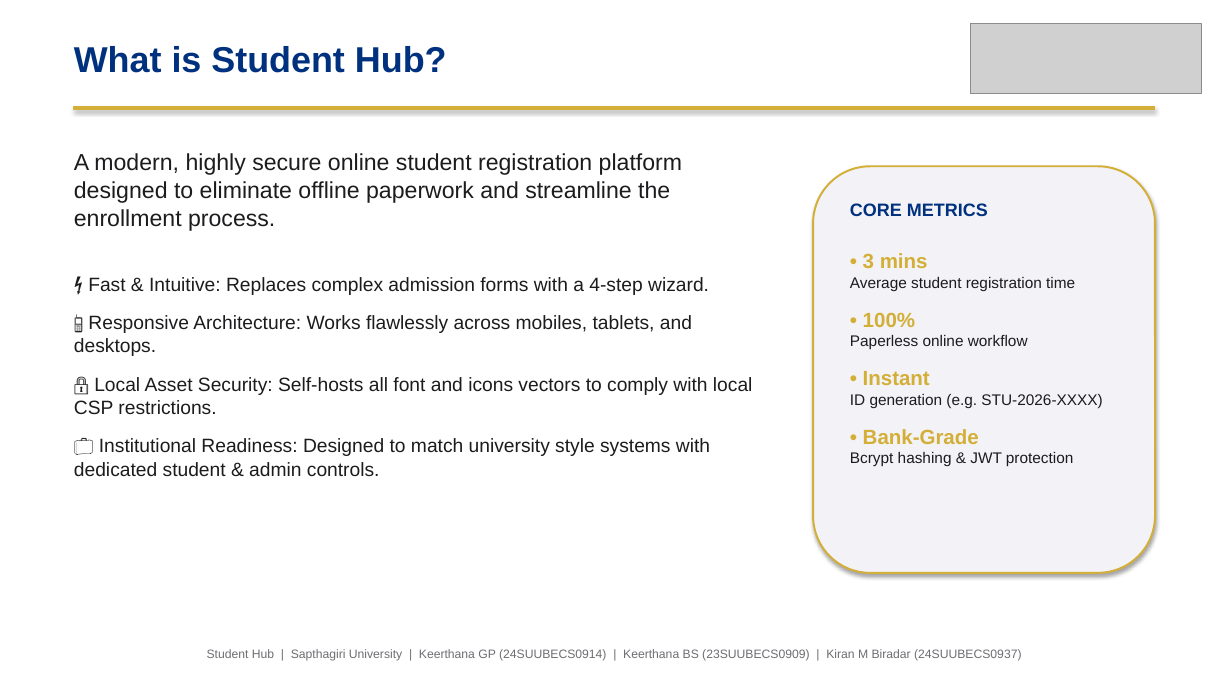
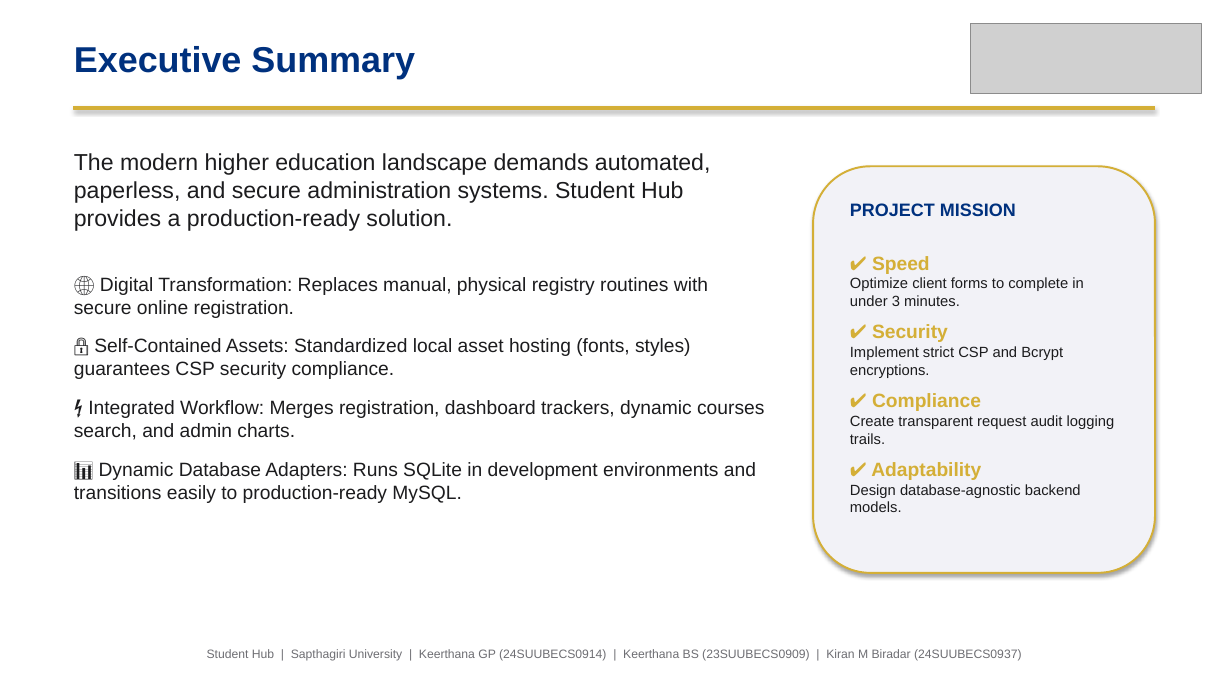
Before and after one commit to kirancodes-dev/Student-Registration, a slide deck: slide 2 of Student_Registration_Presentation.pptx. Drawn at 1232x693 pixels with LibreOffice and Linux fonts; fonts in the diff are those of the drawing; grey boxes stand for pictures. Boxes give left, top, right and bottom in pixels: in the first picture for what was removed or moved away, otherwise in the second. Text is boxed around its words. In the diff, an @@ line names an element or a change of style, - is before the commit and + after.

Commit message:
feat: expand presentation to 14 visual slides with details on Problem Statement, Architecture, Security, and Analytics

```diff
--- a/Student_Registration_Presentation.pptx
+++ b/Student_Registration_Presentation.pptx
@@ text at (74, 46, 415, 79): text changed @@
-What is Student Hub?
+Executive Summary
@@ text at (74, 153, 764, 503): text changed @@
-A modern, highly secure online student registration platform designed to eliminate offline paperwork and streamline the enrollment process.
-⚡ Fast & Intuitive: Replaces complex admission forms with a 4-step wizard.
-📱 Responsive Architecture: Works flawlessly across mobiles, tablets, and desktops.
-🔒 Local Asset Security: Self-hosts all font and icons vectors to comply with local CSP restrictions.
-💼 Institutional Readiness: Designed to match university style systems with dedicated student & admin controls.
+The modern higher education landscape demands automated, paperless, and secure administration systems. Student Hub provides a production-ready solution.
+🌐 Digital Transformation: Replaces manual, physical registry routines with secure online registration.
+🔒 Self-Contained Assets: Standardized local asset hosting (fonts, styles) guarantees CSP security compliance.
+⚡ Integrated Workflow: Merges registration, dashboard trackers, dynamic courses search, and admin charts.
+📊 Dynamic Database Adapters: Runs SQLite in development environments and transitions easily to production-ready MySQL.
@@ text at (850, 203, 1115, 512): text changed; size 12 to 11.5 pt @@
-CORE METRICS
-• 3 mins
-Average student registration time
-• 100%
-Paperless online workflow
-• Instant
-ID generation (e.g. STU-2026-XXXX)
-• Bank-Grade
-Bcrypt hashing & JWT protection
+PROJECT MISSION
+✔ Speed
+Optimize client forms to complete in under 3 minutes.
+✔ Security
+Implement strict CSP and Bcrypt encryptions.
+✔ Compliance
+Create transparent request audit logging trails.
+✔ Adaptability
+Design database-agnostic backend models.
```
Also in this commit, not shown: 4 other slides changed, 8 slides added, 2 slides removed, 1 other file.
